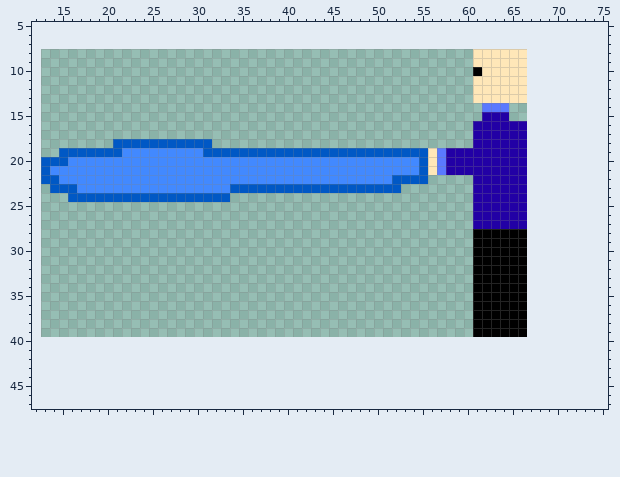
Two versions of one sprite sheet, Element.gmx/sprites/images/onVineLeft_spr_0.png. The first picture shows the starting point.
The file is 54x32 pixels. Shown: x 12..75, y 5..47. The old version is drawn lined up with the new one, on the new canvas.
New version:
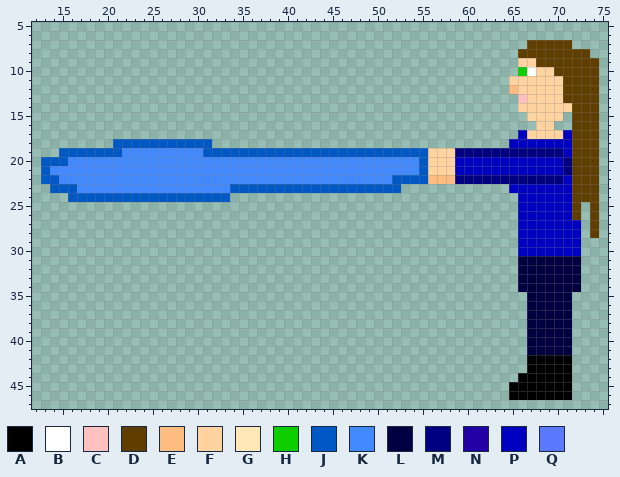
Palette (. is transparent): A #000000  B #ffffff  C #ffc0c0  D #5f3e00  E #ffbc81  F #ffd3a0  G #ffe7b8  H #0ecd00  J #0058c5  K #4289ff  L #000040  M #000080  N #2200a5  P #0000c0  Q #5a79ff
Edits made:
canvas 54x32 -> 81x48, the old top-left corner now at 13,8
y 7: x 67..71 ..... -> DDDDD
y 8: x 61..73 GGGGGG....... -> .....DDDDDDDD
y 9: x 61..74 GGGGGG........ -> .....FFDDDDDDD
y 10: x 61..74 AGGGGG........ -> .....HBFFDDDDD
y 11: x 61..74 GGGGGG........ -> ....FFFFFFDDDD
y 12: x 61..74 GGGGGG........ -> ....EFFFFFDDDD
y 13: x 61..74 GGGGGG........ -> .....CFFFFDDDD
y 14: x 62..64 QQQ -> ...; x 66..74 ......... -> FFFFFFDDD
y 15: x 62..64 NNN -> ...; x 67..70 .... -> FFFF; x 72..74 ... -> DDD
y 16: x 61..66 NNNNNN -> ......; x 68..69 .. -> FF; x 72..74 ... -> DDD
y 17: x 61..74 NNNNNN........ -> .....PFFFFPDDD
y 18: x 61..74 NNNNNN........ -> ....PPPPPPPDDD
y 19: x 56..74 GQNNNNNNNNN........ -> FFFMMMMMMMMMMMMPDDD
y 20..21: x 56..74 GQNNNNNNNNN........ -> FFFPPPPPPPPPPPPMDDD
y 22: x 56..74 .....NNNNNN........ -> EEEMMMMMMMMMMMMPDDD
y 23: x 61..74 NNNNNN........ -> ....PPPPPPPDDD
y 24: x 61..74 NNNNNN........ -> .....PPPPPPDDD
y 25..26: x 61..72 NNNNNN...... -> .....PPPPPPD; x 74 . -> D
y 27: x 61..72 NNNNNN...... -> .....PPPPPPP; x 74 . -> D
y 28: x 61..72 AAAAAA...... -> .....PPPPPPP; x 74 . -> D
y 29..30: x 61..72 AAAAAA...... -> .....PPPPPPP
y 31..34: x 61..72 AAAAAA...... -> .....LLLLLLL
y 35..39: x 61..71 AAAAAA..... -> ......LLLLL
y 40..41: x 67..71 ..... -> LLLLL
y 42..43: x 67..71 ..... -> AAAAA
y 44: x 66..71 ...... -> AAAAAA
y 45..46: x 65..71 ....... -> AAAAAAA
Pixel boxes of the changes (left, top, right, bottom) in both pictures:
changed: (428, 40, 599, 400)
